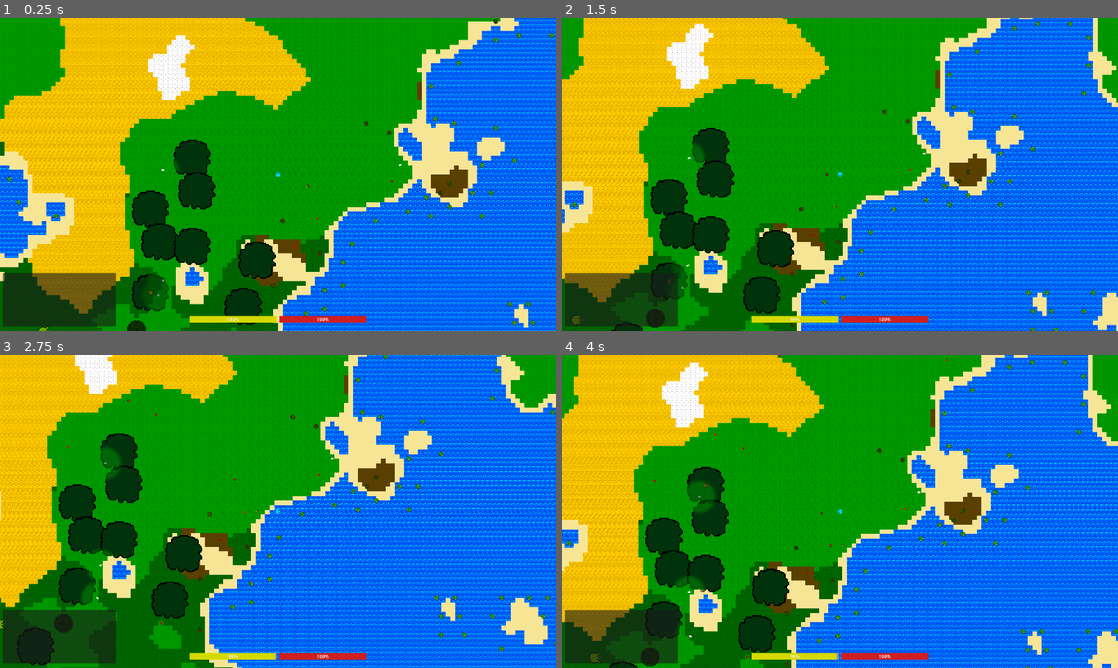
Above: before the commit, frames 1-4 (two rows, left to right).
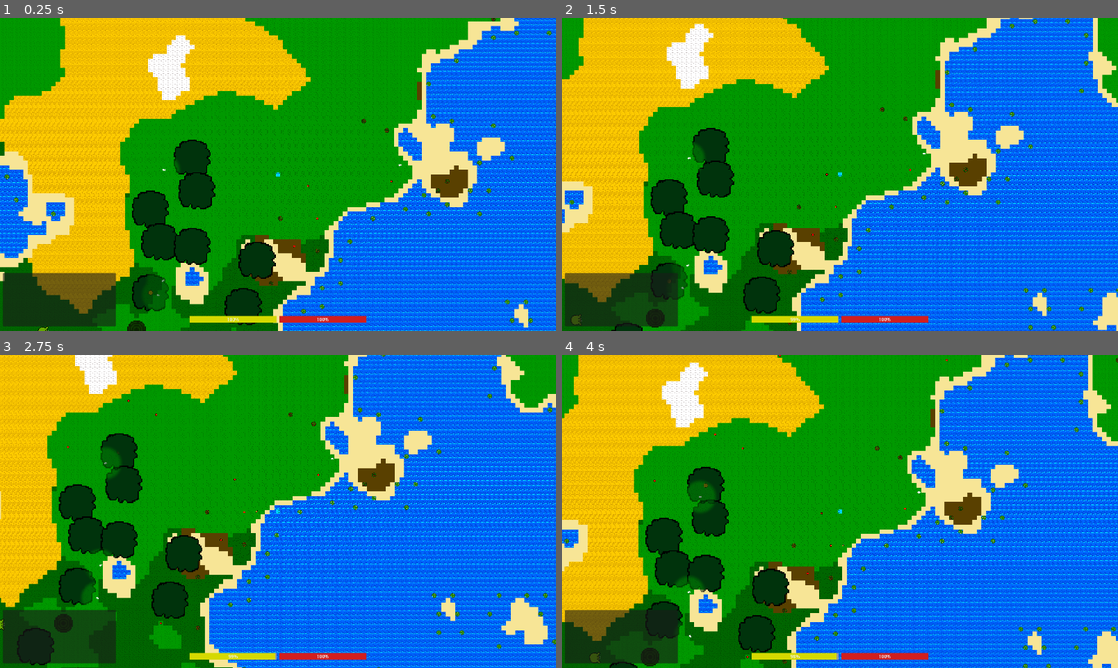
Above: after the commit, the same moments.

Repository: Kyhel/lost-in-pixels
Game: Godot game, scene res://scenes/game.tscn
Same seed, same stepped clock (60 frames per second), same inputs: the game is played once before the commit and once after it.
Inputs:
- Up to frame 1 (0.25 s): no input
- Up to frame 2 (1.5 s): tap Enter at 0.5 s; hold Right (ui_right) 0.53-1.28 s; hold F (attack) 0.53-1.28 s; hold Down (ui_down) from 1.28 s (still down); tap E (interact) at 1.35 s
- Up to frame 3 (2.75 s): release Down (ui_down) at 2.03 s; hold Right (ui_right) from 2.03 s (still down); tap Q (spawn_carrot) at 2.1 s
- Up to frame 4 (4 s): release Right (ui_right) at 2.78 s; hold Up (ui_up) 2.78-3.53 s; tap F (attack) at 2.85 s; hold Left (ui_left) from 3.53 s (still down); tap E (interact) at 3.6 s

The runs differ from the first frame. In frame 1, 0.7% of the frame differs, in the area x 0-100%, y 0-100%; in frame 2, 0.8%; in frame 3, 0.8%; in frame 4, 0.8%.

Commit message:
Fix placement of bushes/water lilies

Diff:
--- a/managers/objects_manager.gd
+++ b/managers/objects_manager.gd
@@ -98,8 +98,8 @@
 	vegetation.set("chunk_coords", chunk)
 	vegetation.set("world_tile", world_tile)
 	vegetation.global_position = Vector2(
-		world_tile.x * ChunkManager.TILE_SIZE + ChunkManager.TILE_SIZE / 2.0,
-		world_tile.y * ChunkManager.TILE_SIZE + ChunkManager.TILE_SIZE / 2.0
+		world_tile.x * ChunkManager.TILE_SIZE + ChunkManager.TILE_HALF_SIZE,
+		world_tile.y * ChunkManager.TILE_SIZE + ChunkManager.TILE_HALF_SIZE
 	)
 	add_child(vegetation)
 	if not chunk_vegetation.has(chunk):
--- a/world/chunk_manager.gd
+++ b/world/chunk_manager.gd
@@ -1,6 +1,7 @@
 extends Node2D
 
 const TILE_SIZE = 16
+const TILE_HALF_SIZE = TILE_SIZE / 2.0
 const CHUNK_SIZE = 32
 const CHUNK_AREA = CHUNK_SIZE * CHUNK_SIZE
 
--- a/world/nature/berry_bush.gd
+++ b/world/nature/berry_bush.gd
@@ -29,13 +29,12 @@
 	rng.seed = ChunkManager.get_world_seed() ^ hash(world_tile) ^ BUSH_SEED_SALT
 
 	var half_tile: float = ChunkManager.TILE_SIZE * 0.5
-	var center := Vector2(half_tile, half_tile)
 	var base_angle: float = rng.randf_range(0.0, TAU)
 	var ring_base: float = half_tile * 0.8
 	for i in SLOT_COUNT:
 		var angle: float = base_angle + float(i) * TAU / float(SLOT_COUNT) + rng.randf_range(-0.12, 0.12)
 		var r: float = ring_base * rng.randf_range(0.5, 1.0)
-		_slot_offsets.append(center + Vector2.from_angle(angle) * r)
+		_slot_offsets.append(Vector2.from_angle(angle) * r)
 		_slot_refs.append(null)
 
 	for slot_i in SLOT_COUNT:
--- a/world/nature/berry_bush.tscn
+++ b/world/nature/berry_bush.tscn
@@ -1,24 +1,21 @@
 [gd_scene format=3 uid="uid://d2h8w4laberry"]
 
-[ext_resource type="Script" path="res://world/nature/berry_bush.gd" id="1_script"]
+[ext_resource type="Script" uid="uid://bcawi5mb81k4c" path="res://world/nature/berry_bush.gd" id="1_script"]
 [ext_resource type="Texture2D" uid="uid://fy4x38l37mvg" path="res://assets/nature/berry_bush.png" id="2_tex"]
 
 [sub_resource type="CircleShape2D" id="CircleShape2D_bush"]
 radius = 6.0
 
-[node name="BerryBush" type="Node2D"]
+[node name="BerryBush" type="Node2D" unique_id=1850220754]
 script = ExtResource("1_script")
 vegetation_kind = 1
 
-[node name="Sprite2D" type="Sprite2D" parent="."]
+[node name="Sprite2D" type="Sprite2D" parent="." unique_id=145393283]
 texture = ExtResource("2_tex")
-centered = true
-offset = Vector2(8, 8)
 
-[node name="TrunkBody" type="StaticBody2D" parent="."]
+[node name="TrunkBody" type="StaticBody2D" parent="." unique_id=1295876856]
 collision_layer = 32
 collision_mask = 0
 
-[node name="CollisionShape2D" type="CollisionShape2D" parent="TrunkBody"]
-position = Vector2(8, 8)
+[node name="CollisionShape2D" type="CollisionShape2D" parent="TrunkBody" unique_id=297864290]
 shape = SubResource("CircleShape2D_bush")
--- a/world/nature/water_lily.gd
+++ b/world/nature/water_lily.gd
@@ -29,13 +29,12 @@
 	rng.seed = ChunkManager.get_world_seed() ^ hash(world_tile) ^ LILY_SEED_SALT
 
 	var half_tile: float = ChunkManager.TILE_SIZE * 0.5
-	var center := Vector2(half_tile, half_tile)
 	var base_angle: float = rng.randf_range(0.0, TAU)
 	var ring_base: float = half_tile * 0.8
 	for i in SLOT_COUNT:
 		var angle: float = base_angle + float(i) * TAU / float(SLOT_COUNT) + rng.randf_range(-0.12, 0.12)
 		var r: float = ring_base * rng.randf_range(0.5, 1.0)
-		_slot_offsets.append(center + Vector2.from_angle(angle) * r)
+		_slot_offsets.append(Vector2.from_angle(angle) * r)
 		_slot_refs.append(null)
 
 	for slot_i in SLOT_COUNT:
--- a/world/nature/water_lily.tscn
+++ b/world/nature/water_lily.tscn
@@ -1,24 +1,21 @@
 [gd_scene format=3 uid="uid://cwv6lfvkmnxtg"]
 
-[ext_resource type="Script" path="res://world/nature/water_lily.gd" id="1_script"]
+[ext_resource type="Script" uid="uid://171u4u5f3abt" path="res://world/nature/water_lily.gd" id="1_script"]
 [ext_resource type="Texture2D" uid="uid://cywrukpxtekcg" path="res://assets/nature/water_lilly.png" id="2_tex"]
 
 [sub_resource type="CircleShape2D" id="CircleShape2D_lily"]
 radius = 6.0
 
-[node name="WaterLily" type="Node2D"]
+[node name="WaterLily" type="Node2D" unique_id=1889004501]
 script = ExtResource("1_script")
 vegetation_kind = 2
 
-[node name="Sprite2D" type="Sprite2D" parent="."]
+[node name="Sprite2D" type="Sprite2D" parent="." unique_id=217647874]
 texture = ExtResource("2_tex")
-centered = true
-offset = Vector2(8, 8)
 
-[node name="TrunkBody" type="StaticBody2D" parent="."]
+[node name="TrunkBody" type="StaticBody2D" parent="." unique_id=351939804]
 collision_layer = 32
 collision_mask = 0
 
-[node name="CollisionShape2D" type="CollisionShape2D" parent="TrunkBody"]
-position = Vector2(8, 8)
+[node name="CollisionShape2D" type="CollisionShape2D" parent="TrunkBody" unique_id=191244241]
 shape = SubResource("CircleShape2D_lily")
